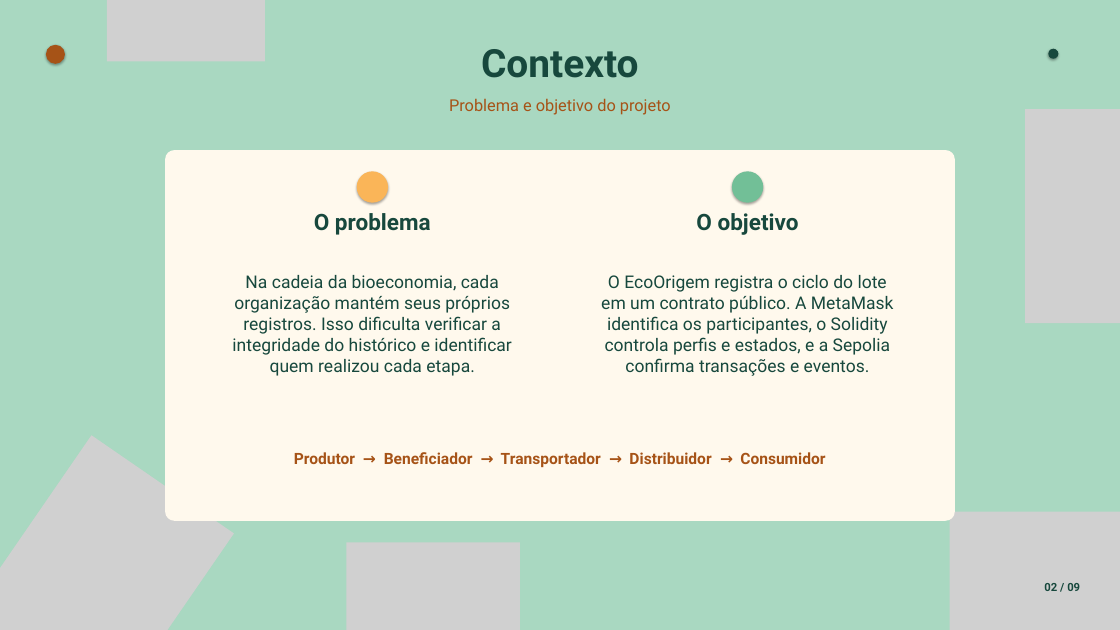
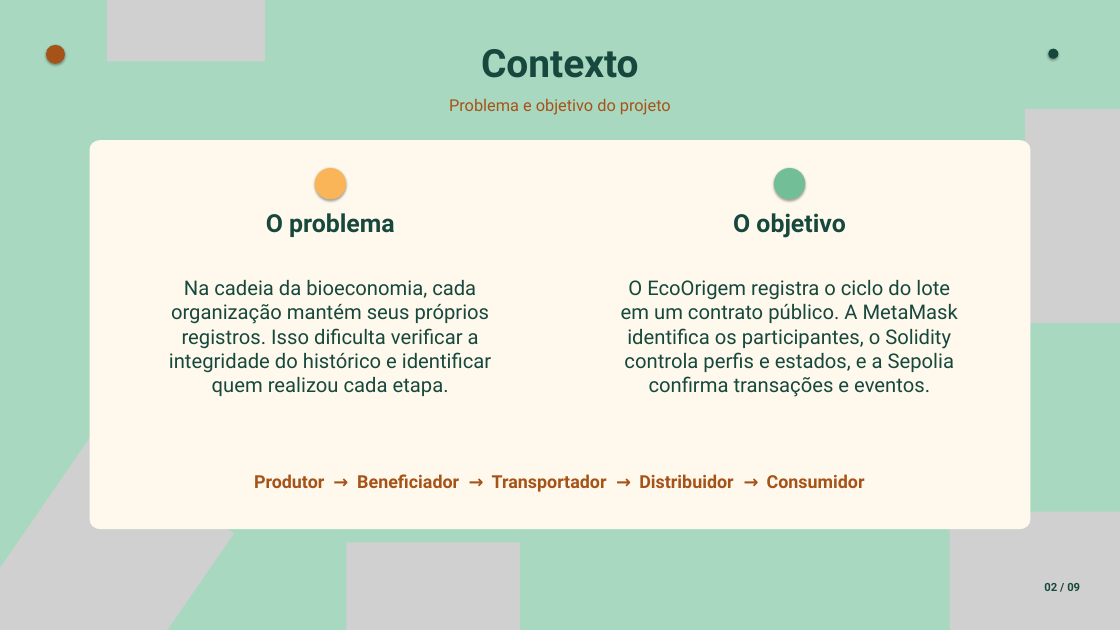
Before and after one commit to JulianaBallin/EcoOrigem, a slide deck: slide 2 of docs/slides/apresentacao-ecoorigem.pptx. Drawn at 1120x630 pixels with LibreOffice and Linux fonts; fonts in the diff are those of the drawing; grey boxes stand for pictures. Boxes give left, top, right and bottom in pixels: in the first picture for what was removed or moved away, otherwise in the second. Text is boxed around its words. In the diff, an @@ line names an element or a change of style, - is before the commit and + after.

```diff
--- a/docs/slides/apresentacao-ecoorigem.pptx
+++ b/docs/slides/apresentacao-ecoorigem.pptx
@@ freeform shape: place and size @@
-freeform shape at (165, 150, 955, 521)
+freeform shape at (90, 140, 1030, 529)
@@ ellipse: place and size @@
-ellipse at (357, 171, 388, 203)
+ellipse at (315, 168, 346, 199)
@@ ellipse: place and size @@
-ellipse at (732, 171, 763, 203)
+ellipse at (774, 168, 805, 199)
@@ text "O problema": place and size @@
-text "O problema" at (314, 213, 431, 235)
+text "O problema" at (266, 213, 395, 237)
@@ text "O problema" at (266, 213, 395, 237): size 29 to 32 pt @@
@@ text "O objetivo" at (733, 213, 845, 238): size 29 to 32 pt @@
@@ text "O objetivo": place and size @@
-text "O objetivo" at (696, 213, 799, 235)
+text "O objetivo" at (733, 213, 845, 238)
@@ text "Na cadeia da bioeconomia, cada ...": place and size @@
-text "Na cadeia da bioeconomia, cada ..." at (232, 275, 511, 376)
+text "Na cadeia da bioeconomia, cada ..." at (169, 280, 491, 396)
@@ text "Na cadeia da bioeconomia, cada ..." at (169, 280, 491, 396): size 22.5 to 26 pt @@
@@ text "O EcoOrigem registra o ciclo ..." at (621, 280, 958, 397): size 22.5 to 26 pt @@
@@ text "O EcoOrigem registra o ciclo ...": place and size @@
-text "O EcoOrigem registra o ciclo ..." at (601, 275, 894, 376)
+text "O EcoOrigem registra o ciclo ..." at (621, 280, 958, 397)
@@ text "Produtor → Beneficiador → Transportador ...": place and size @@
-text "Produtor → Beneficiador → Transportador ..." at (294, 452, 825, 467)
+text "Produtor → Beneficiador → Transportador ..." at (254, 474, 865, 492)
@@ text "Produtor → Beneficiador → Transportador ..." at (254, 474, 865, 492): size 20 to 23 pt @@
```
Also in this commit, not shown: 2 other slides changed, 1 other file.
